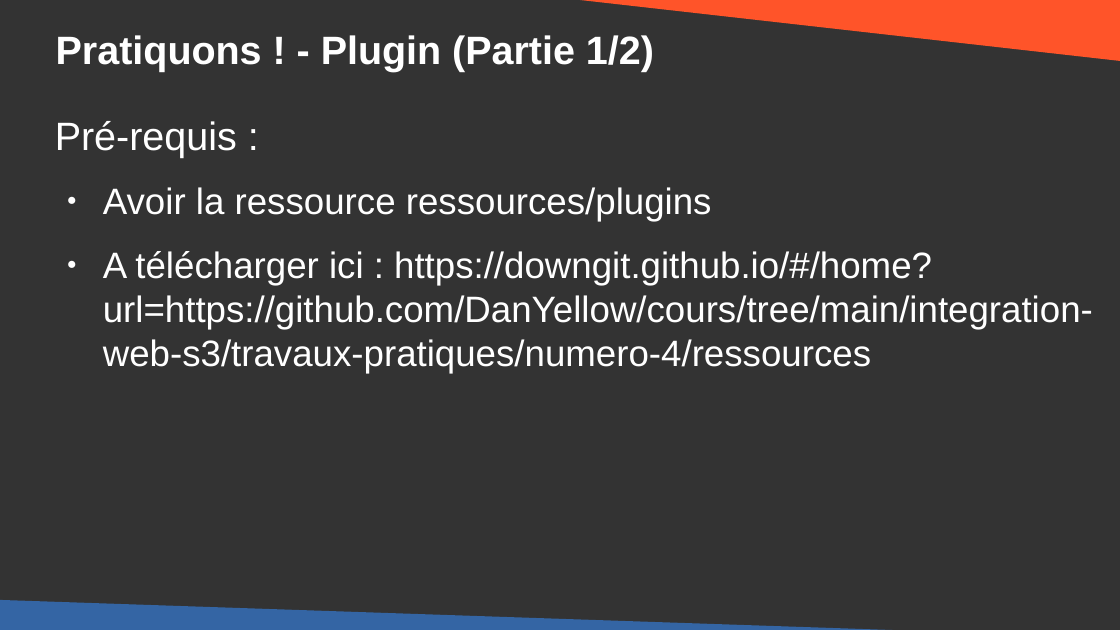
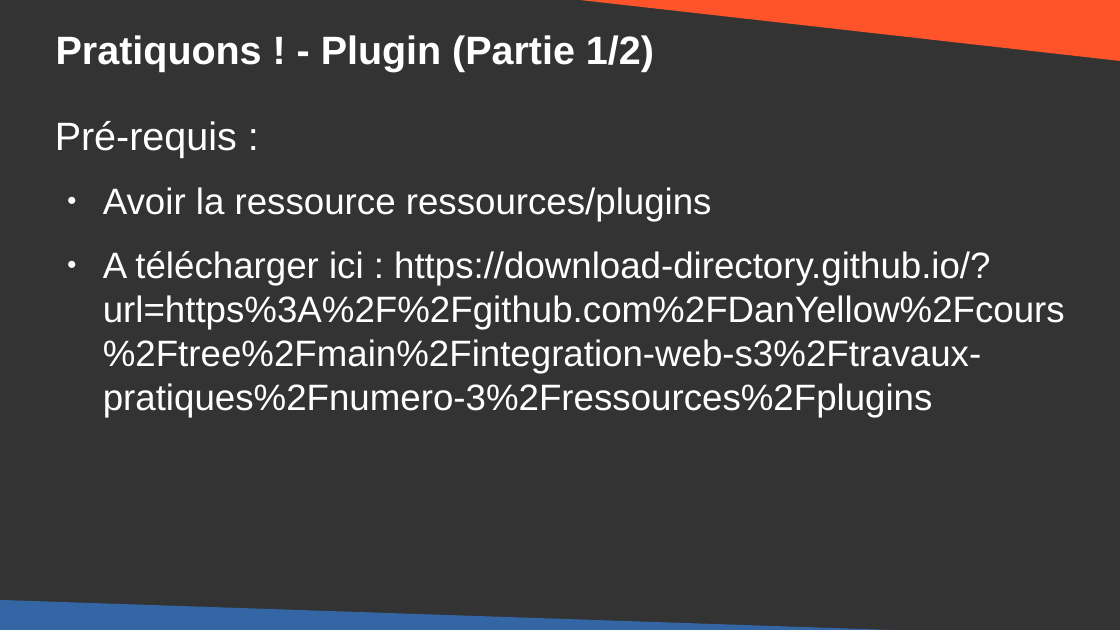
Before and after one commit to DanYellow/cours, a slide deck: slide 8 of integration-web-s3/travaux-pratiques/numero-3/presentation.odp (slide 7 before the commit). Drawn at 1120x630 pixels with LibreOffice and Linux fonts; fonts in the diff are those of the drawing. Boxes give left, top, right and bottom in pixels: in the first picture for what was removed or moved away, otherwise in the second. Text is boxed around its words. In the diff, an @@ line names an element or a change of style, - is before the commit and + after.

```diff
--- a/integration-web-s3/travaux-pratiques/numero-3/presentation.odp
+++ b/integration-web-s3/travaux-pratiques/numero-3/presentation.odp
@@ text at (103, 251, 1065, 417): text changed @@
-● A télécharger ici : https://downgit.github.io/#/home?url=https://github.com/DanYellow/cours/tree/main/integration-web-s3/travaux-pratiques/numero-4/ressources
+● A télécharger ici : https://download-directory.github.io/?url=https%3A%2F%2Fgithub.com%2FDanYellow%2Fcours%2Ftree%2Fmain%2Fintegration-web-s3%2Ftravaux-pratiques%2Fnumero-3%2Fressources%2Fplugins
```
Also in this commit, not shown: 1 other slide changed, 1 slide added, 1 other file.
